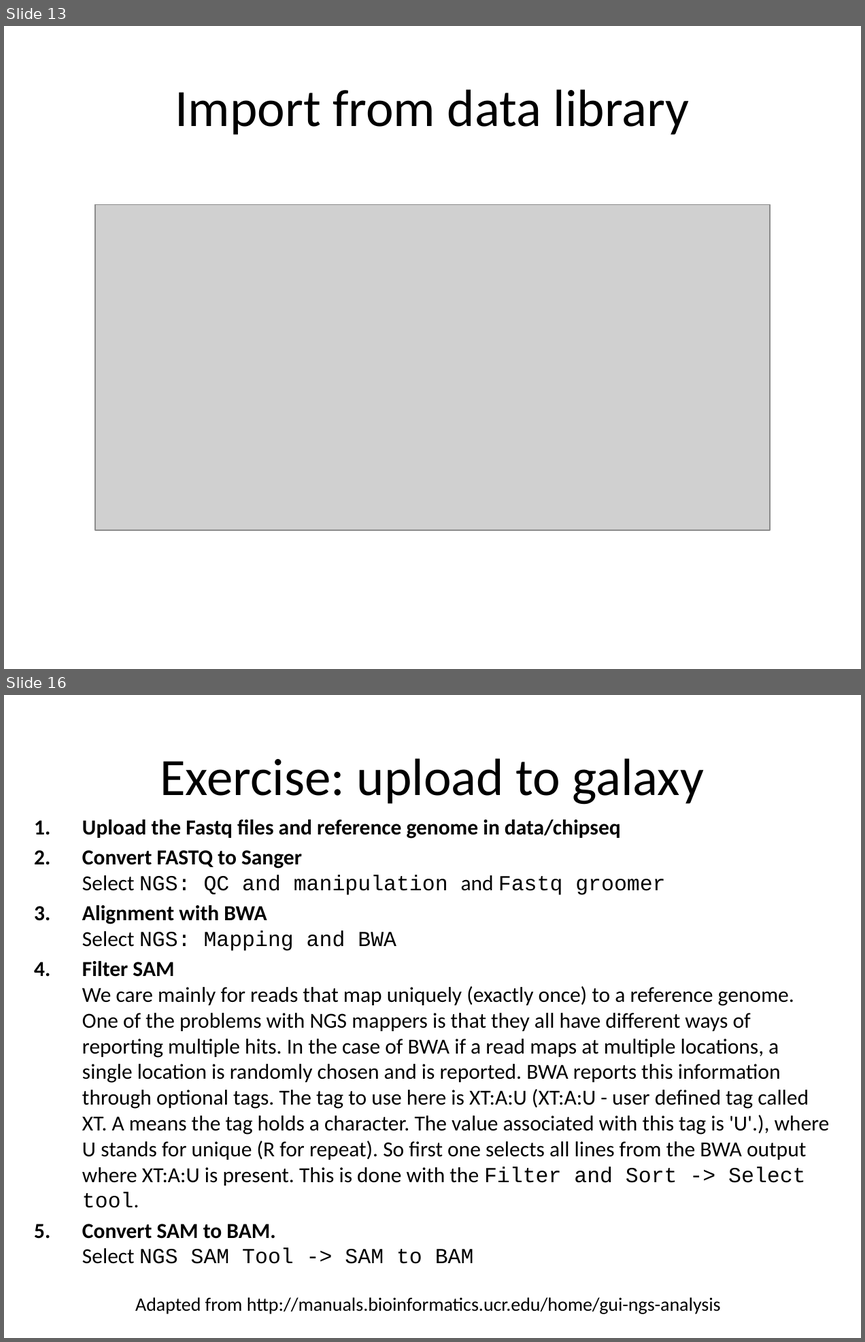
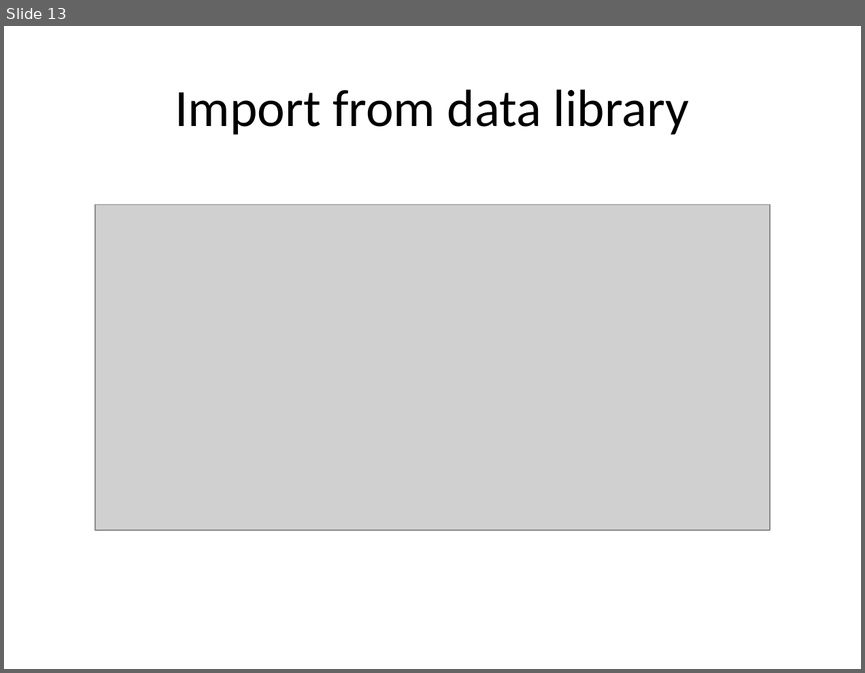
Before and after one commit to naturalis/arangs, a slide deck: doc/slides/day4/session2/DataSharing.pptx. Shown one above the other, each under a label of ours: slides 13 and 16 before the commit, slide 13 after it; the slides between them are not shown. The pictures are 865x1342 and 865x673 pixels, drawn with LibreOffice and Linux fonts; fonts in the diff are those of the drawing; grey boxes stand for pictures. Boxes give left, top, right and bottom in pixels: in the first picture for what was removed or moved away, otherwise in the second. Text is boxed around its words. In the diff, an @@ line names an element or a change of style, - is before the commit and + after.

Commit message:
updated slides to set up and configure a local galaxy

```diff
--- a/doc/slides/day4/session2/DataSharing.pptx
+++ b/doc/slides/day4/session2/DataSharing.pptx
@@ slide 16 removed at bbox=[4, 695, 861, 1338], background #FFFFFF @@
@@ title removed at bbox=[160, 758, 704, 804] @@
-Exercise: upload to galaxy
@@ text removed at bbox=[82, 819, 830, 1263] @@
-1. Upload the Fastq files and reference genome in data/chipseq
-2. Convert FASTQ to Sanger
-   Select NGS: QC and manipulation and Fastq groomer
-3. Alignment with BWA
-   Select NGS: Mapping and BWA
-4. Filter SAM
-   We care mainly for reads that map uniquely (exactly once) to a reference genome. One of the problems with NGS mappers is that they all have different ways of reporting multiple hits. In the case of BWA if a read maps at multiple locations, a single location is randomly chosen and is reported. BWA reports this information through optional tags. The tag to use here is XT:A:U (XT:A:U - user defined tag called XT. A means the tag holds a character. The value associated with this tag is 'U'.), where U stands for unique (R for repeat). So first one selects all lines from the BWA output where XT:A:U is present. This is done with the Filter and Sort -> Select tool.
-5. Convert SAM to BAM.
-   Select NGS SAM Tool -> SAM to BAM
@@ text removed at bbox=[135, 1297, 721, 1314] @@
-Adapted from http://manuals.bioinformatics.ucr.edu/home/gui-ngs-analysis
```
Also in this commit, not shown: 8 slides changed, 1 slide added, 1 other file.
